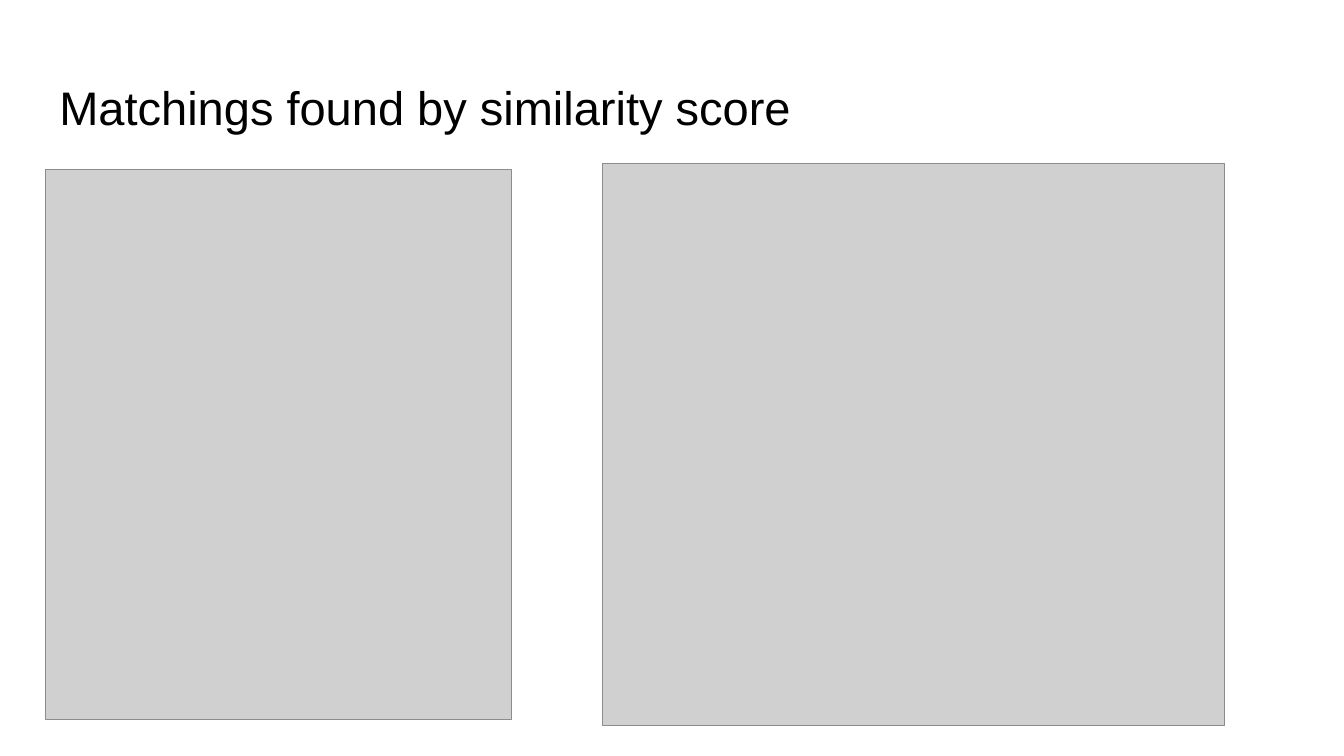
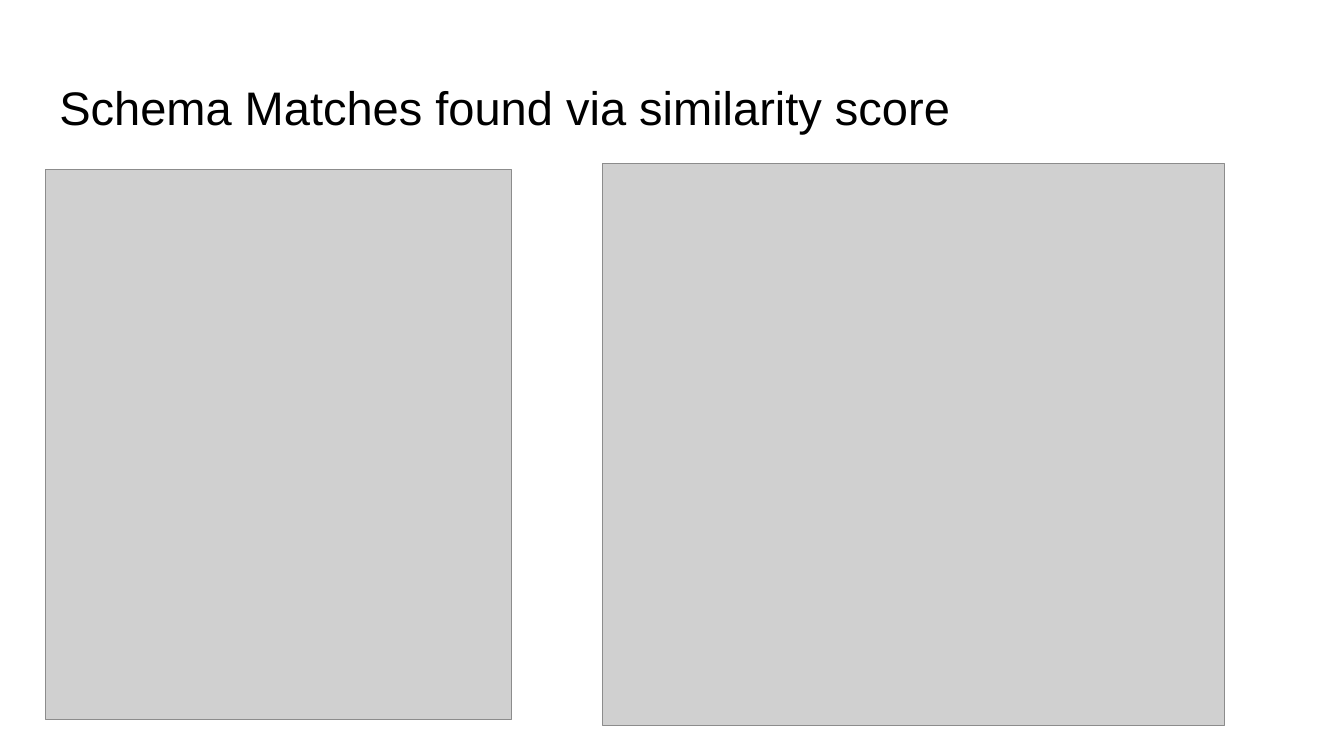
Before and after one commit to IITTeaching/cs520-f23-group-23, a slide deck: slide 8 of main-520-project/CS 520 Data Curation.pptx. Drawn at 1344x756 pixels with LibreOffice and Linux fonts; fonts in the diff are those of the drawing; grey boxes stand for pictures. Boxes give left, top, right and bottom in pixels: in the first picture for what was removed or moved away, otherwise in the second. Text is boxed around its words. In the diff, an @@ line names an element or a change of style, - is before the commit and + after.

```diff
--- a/main-520-project/CS 520 Data Curation.pptx
+++ b/main-520-project/CS 520 Data Curation.pptx
@@ title at box(59, 91, 950, 134): text changed @@
-Matchings found by similarity score
+Schema Matches found via similarity score
```
Also in this commit, not shown: 6 other slides changed, 4 slides added, 1 slide removed.
